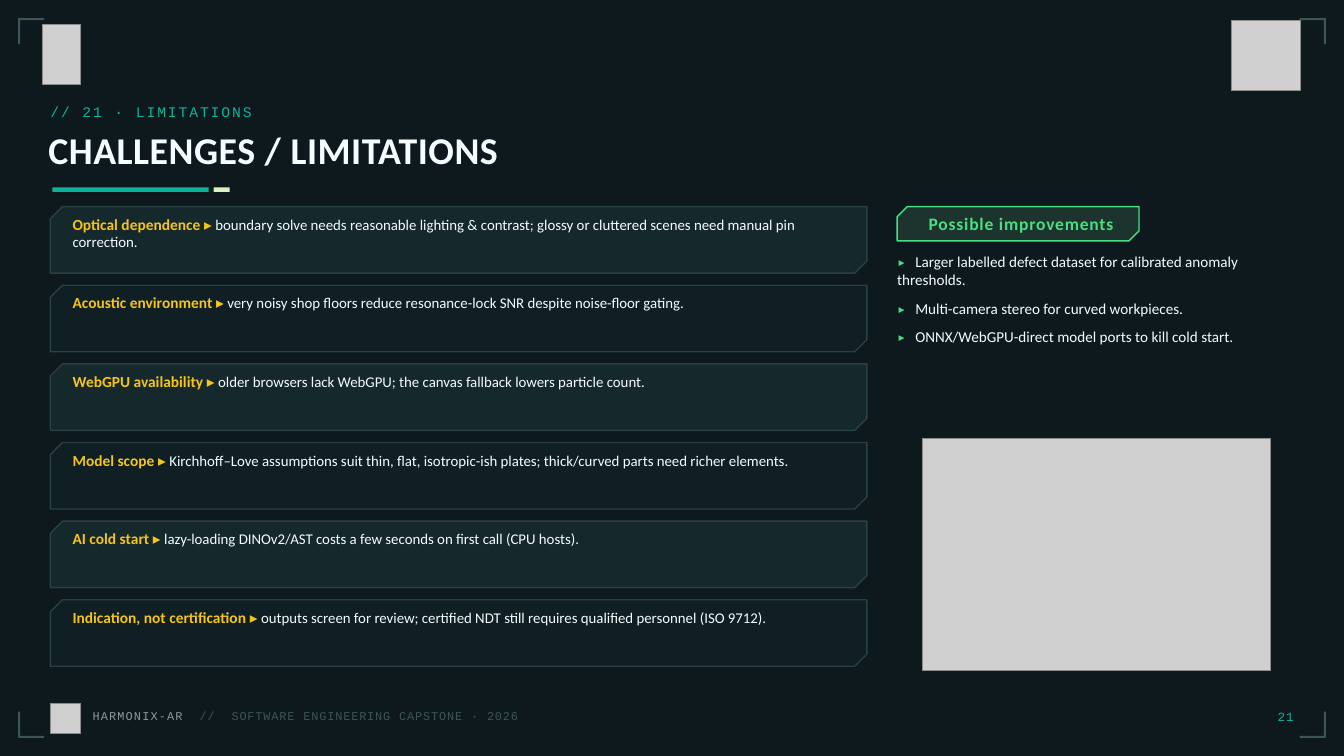
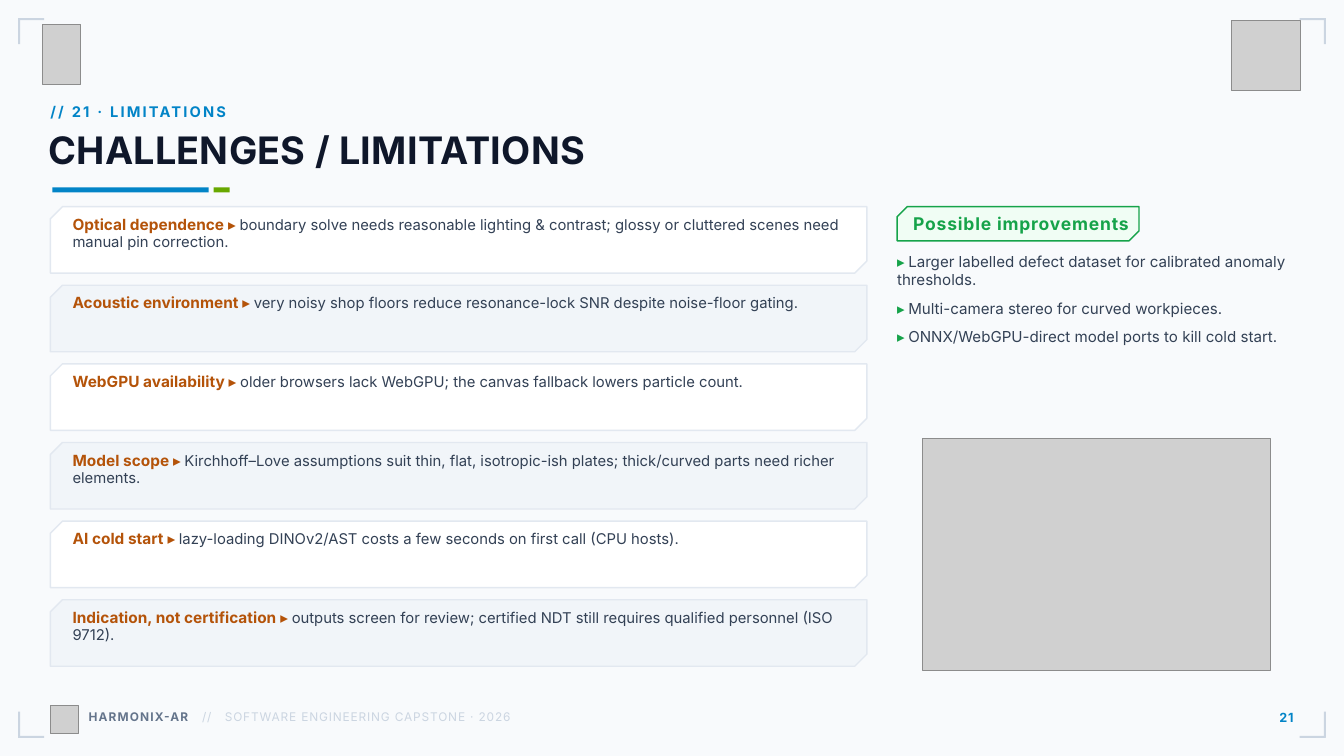
Before and after one commit to nandhish3004/Harmonix-AI, a slide deck: slide 22 of HARMONIX-AR_Capstone_Deck.pptx. Drawn at 1344x756 pixels with LibreOffice and Linux fonts; fonts in the diff are those of the drawing; grey boxes stand for pictures; background and template pictures are left out. Boxes give left, top, right and bottom in pixels: in the first picture for what was removed or moved away, otherwise in the second. Text is boxed around its words. In the diff, an @@ line names an element or a change of style, - is before the commit and + after.

Commit message:
docs: capstone deck v2 — real app UI screenshots (headless build) + current light engineering theme + reference-exact title slide

```diff
--- a/HARMONIX-AR_Capstone_Deck.pptx
+++ b/HARMONIX-AR_Capstone_Deck.pptx
@@ background #0D191C to picture (left out) @@
@@ text "// 21 · LIMITATIONS" at bbox=[50, 103, 1008, 133]: font Courier New to Inter, text colour #0EB29A to #0284C7, letter spacing 1.4 to 1.6 pt, bold on @@
@@ text "CHALLENGES / LIMITATIONS" at bbox=[48, 136, 585, 165]: font Calibri to Inter, text colour #F5FDFF to #0F172A, letter spacing 0.4 to 0.2 pt @@
@@ rectangle at bbox=[52, 188, 209, 193]: fill #0EB29A to #0284C7 @@
@@ rectangle at bbox=[214, 188, 230, 193]: fill #DDF0C2 to #68A800 @@
@@ freeform shape "Possible improvements" at bbox=[897, 207, 1139, 241]: font Calibri to Inter, text colour #4ADE80 to #16A34A; fill #1C332E to #F0FDF4; outline #4ADE80 1 pt to #16A34A 1 pt @@
@@ text "Optical dependence ▸ boundary solve ..." at bbox=[73, 218, 839, 250]: font Calibri to Inter; text colour #F5C518 to #B45309 in "Optical dependence ▸"; text colour #F5FDFF to #334155 in "boundary solve needs reasonable lighting & contrast; ..." @@
@@ text "▸ Larger labelled defect dataset ..." at bbox=[897, 255, 1285, 345]: font Courier New to Inter, text colour #4ADE80 to #16A34A in "▸", "▸", "▸"; font Calibri to Inter, text colour #F5FDFF to #334155 @@
@@ text "Acoustic environment ▸ very noisy ..." at bbox=[73, 296, 798, 311]: font Calibri to Inter; text colour #F5C518 to #B45309 in "Acoustic environment ▸"; text colour #F5FDFF to #334155 in "very noisy shop floors reduce resonance-lock SNR ..." @@
@@ text "WebGPU availability ▸ older browsers ..." at bbox=[73, 375, 743, 390]: font Calibri to Inter; text colour #F5C518 to #B45309 in "WebGPU availability ▸"; text colour #F5FDFF to #334155 in "older browsers lack WebGPU; the canvas fallback ..." @@
@@ text "Model scope ▸ Kirchhoff–Love assumptions ..." at bbox=[73, 454, 835, 483]: font Calibri to Inter; text colour #F5C518 to #B45309 in "Model scope ▸"; text colour #F5FDFF to #334155 in "Kirchhoff–Love assumptions suit thin, flat, isotropic-ish pl ..." @@
@@ fill #15282C to #FFFFFF; outline #294044 1 pt to #E2E8F0 1 pt in 3 elements at bbox=[50, 207, 867, 273], bbox=[50, 364, 867, 431], bbox=[50, 521, 867, 588] @@
@@ text "AI cold start ▸ lazy-loading ..." at bbox=[73, 532, 679, 547]: font Calibri to Inter; text colour #F5C518 to #B45309 in "AI cold start ▸"; text colour #F5FDFF to #334155 in "lazy-loading DINOv2/AST costs a few seconds on ..." @@
@@ fill #101F23 to #F1F5F9; outline #294044 1 pt to #E2E8F0 1 pt in 3 elements at bbox=[50, 285, 867, 352], bbox=[50, 443, 867, 509], bbox=[50, 600, 867, 666] @@
@@ text "Indication, not certification ▸ outputs ..." at bbox=[73, 611, 833, 642]: font Calibri to Inter; text colour #F5C518 to #B45309 in "Indication, not certification ▸"; text colour #F5FDFF to #334155 in "outputs screen for review; certified NDT still ..." @@
@@ text "HARMONIX-AR // SOFTWARE ENGINEERING CAPSTONE ..." at bbox=[89, 712, 511, 721]: font Courier New to Inter; text colour #8C999A to #64748B, bold on in "HARMONIX-AR"; text colour #3E5556 to #CBD5E1 in "// SOFTWARE ENGINEERING CAPSTONE · 2026" @@
@@ text "21" at bbox=[1279, 712, 1293, 722]: font Courier New to Inter, text colour #0EB29A to #0284C7, bold on @@
@@ fill #3E5556 to #CBD5E1 in 8 elements at bbox=[18, 18, 20, 44], bbox=[18, 18, 44, 20], bbox=[1324, 18, 1326, 44], bbox=[1300, 18, 1326, 20], bbox=[18, 712, 20, 738], bbox=[18, 736, 44, 738], bbox=[1324, 712, 1326, 738], bbox=[1300, 736, 1326, 738] @@
```
Also in this commit, not shown: 23 other slides changed, 2 slides added, 2 slides removed, 2 other files.
